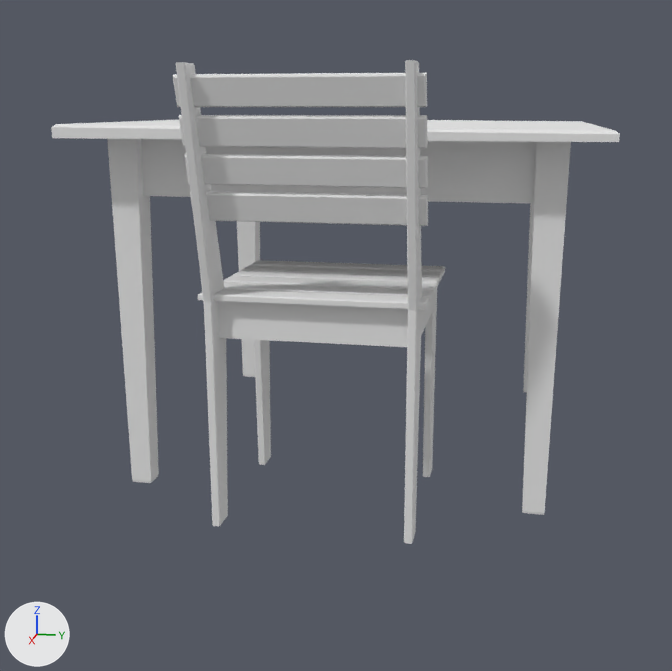
The Blender file vishva/assets/furnitures/table_chair/table_chair.blend as it was, and as the next commit left it.
The view is the same before and after, from a 50 mm camera at (3.06, 0.51, 1.09) aimed at (0.36, -0.03, 0.42). The axes (+X, +Y, +Z) are drawn at lower left. The lights are the same throughout.

Objects in the first picture: 'chair', 'table'.
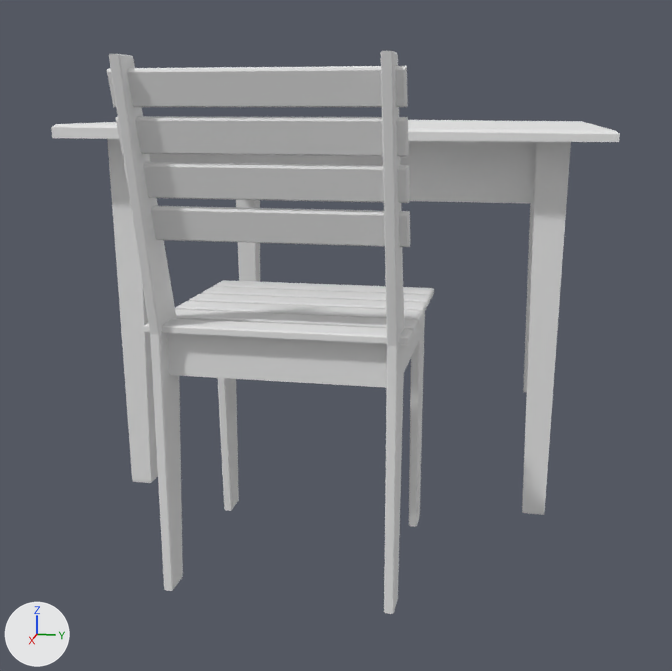
Boxes [x1, y1, x2, y2] around the edits, measured in the pictures (672 x 671 px):
```json
{"object": "chair", "change": "moved", "before": [173, 60, 445, 544], "after": [107, 51, 434, 614]}
```

The change, as JSON lines over the scene's bpy script:
```json
{"op": "set", "path": "ob_chair.location", "old": "(0.6, 0.0, 0.0)", "new": "(0.951, 0.0, 0.0)"}
```
